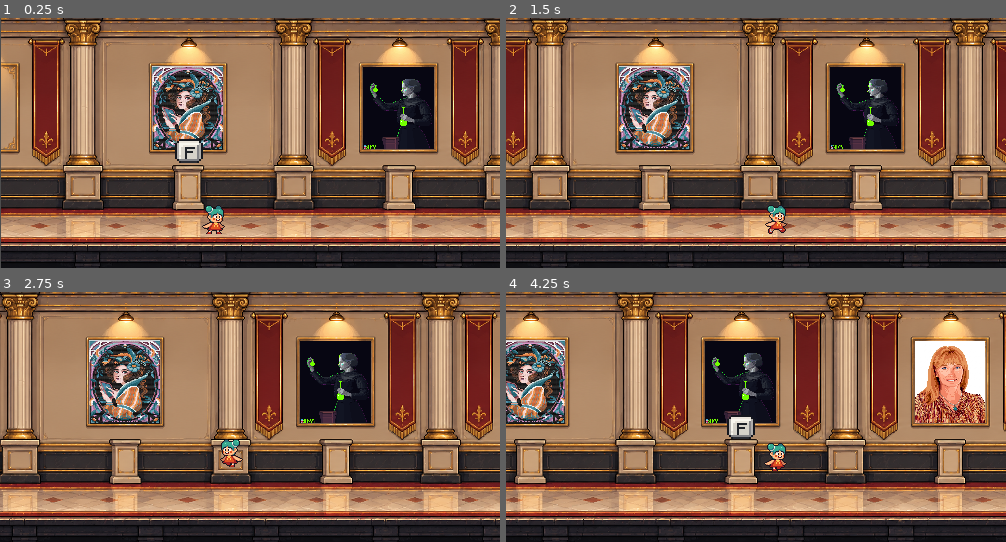
Above: before the commit, frames 1-4 (two rows, left to right).
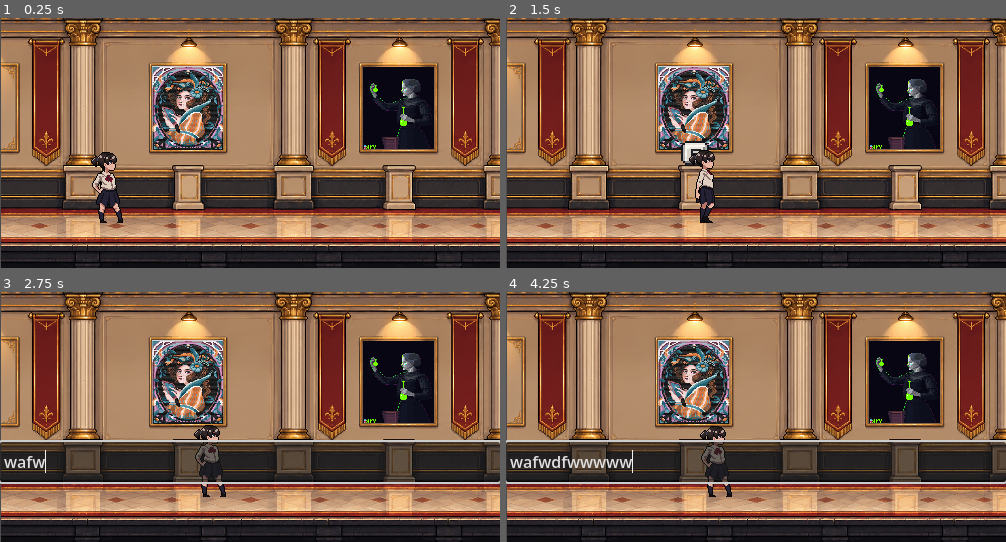
Above: after the commit, the same moments.

Repository: Angelogvr/Hackathon-SEDCITEC
Game: Godot game, scene res://cenas/Jogo.tscn
Same seed, same stepped clock (60 frames per second), same inputs: the game is played once before the commit and once after it.
Inputs:
- Up to frame 1 (0.25 s): no input
- Up to frame 2 (1.5 s): hold F (interact) 0.53-1.28 s; hold D (move_right) from 0.53 s (still down); tap W (move_up) at 0.77, 0.8, 1.07, 1.35 s
- Up to frame 3 (2.75 s): tap W (move_up) at 1.52, 1.82, 2.3 s; tap F (interact) at 1.55 s; release D (move_right) at 2.03 s; hold A (move_left) from 2.03 s (still down); hold F (interact) from 2.03 s (still down)
- Up to frame 4 (4.25 s): release A (move_left) at 2.78 s; release F (interact) at 2.78 s; hold D (move_right) from 2.78 s (still down); tap F (interact) at 2.85 s; tap W (move_up) at 3.02, 3.32, 3.6, 3.77, 4.07 s

The runs differ from the first frame. In frame 1, 1.7% of the frame differs, in the area x 18-45%, y 48-87%; in frame 2, 59%; in frame 3, 63%, in the area x 0-100%, y 0-100%; in frame 4, 63%.

Commit message:
parar quando interagir

Diff:
--- a/cenas/Jogo.tscn
+++ b/cenas/Jogo.tscn
@@ -1,10 +1,10 @@
 [gd_scene format=3 uid="uid://bls2nwi65cm7k"]
 
-[ext_resource type="Texture2D" uid="uid://c57dio1l5cft7" path="res://Sprites/spr_cenario.png" id="1_ex3y1"]
-[ext_resource type="Texture2D" uid="uid://x31p0a6w5gh4" path="res://Sprites/lynn.jpeg" id="2_3cynk"]
+[ext_resource type="Texture2D" uid="uid://c57dio1l5cft7" path="res://sprites/spr_cenario.png" id="1_ex3y1"]
+[ext_resource type="Texture2D" uid="uid://x31p0a6w5gh4" path="res://sprites/lynn.jpeg" id="2_3cynk"]
 [ext_resource type="PackedScene" uid="uid://uvmflm2scmx3" path="res://entidades/mulher.tscn" id="2_ex3y1"]
-[ext_resource type="Texture2D" uid="uid://cyixhwua3041a" path="res://Sprites/marieu.png" id="3_3cynk"]
-[ext_resource type="Texture2D" uid="uid://dpap03umrqtj2" path="res://Sprites/ada.png" id="4_4budo"]
+[ext_resource type="Texture2D" uid="uid://cyixhwua3041a" path="res://sprites/marieu.png" id="3_3cynk"]
+[ext_resource type="Texture2D" uid="uid://dpap03umrqtj2" path="res://sprites/ada.png" id="4_4budo"]
 [ext_resource type="PackedScene" uid="uid://c6e8gefihjl6w" path="res://entidades/camera.tscn" id="5_3cynk"]
 [ext_resource type="PackedScene" uid="uid://kpyrhnjd2dmb" path="res://entidades/player.tscn" id="5_thifo"]
 
@@ -20,7 +20,6 @@
 [node name="Background" type="Node2D" parent="." unique_id=1181801678]
 
 [node name="Colisores" type="StaticBody2D" parent="Background" unique_id=1607124183]
-visible = false
 
 [node name="CollisionShape2D" type="CollisionShape2D" parent="Background/Colisores" unique_id=2084772643]
 position = Vector2(503, 193)
@@ -79,7 +78,7 @@
 texture = ExtResource("2_3cynk")
 
 [node name="Player" parent="." unique_id=1744638049 instance=ExtResource("5_thifo")]
-position = Vector2(214, 142)
+position = Vector2(105, 126)
 
 [node name="Camera" parent="." unique_id=1173946392 instance=ExtResource("5_3cynk")]
 position = Vector2(248, 124)
--- a/entidades/player.tscn
+++ b/entidades/player.tscn
@@ -1,73 +1,109 @@
 [gd_scene format=3 uid="uid://kpyrhnjd2dmb"]
 
 [ext_resource type="Script" uid="uid://bbjcwbf71bx5u" path="res://scripts/player.gd" id="1_le3lr"]
-[ext_resource type="Texture2D" uid="uid://r6pygut5it16" path="res://Sprites/Personagem/2 - Holly/Idle (32 x 32).png" id="2_opfg8"]
-[ext_resource type="Texture2D" uid="uid://cp3muqfno1i5y" path="res://Sprites/Personagem/2 - Holly/Jump (32 x 32).png" id="4_2qu0p"]
-[ext_resource type="Texture2D" uid="uid://d0jmvoyeppvsl" path="res://Sprites/Personagem/2 - Holly/Running (32 x 32).png" id="5_7y4ih"]
+[ext_resource type="Texture2D" uid="uid://c7ucvwa1yachs" path="res://sprites/Girl_2/Idle.png" id="2_opfg8"]
+[ext_resource type="Texture2D" uid="uid://bunp184tcfxo7" path="res://sprites/Girl_2/Dialogue.png" id="3_2qu0p"]
+[ext_resource type="Texture2D" uid="uid://dgypafha34ydt" path="res://sprites/Girl_2/Walk.png" id="5_7y4ih"]
 
 [sub_resource type="AtlasTexture" id="AtlasTexture_r4ns2"]
 atlas = ExtResource("2_opfg8")
-region = Rect2(0, 0, 32, 32)
+region = Rect2(0, 0, 128, 128)
 
 [sub_resource type="AtlasTexture" id="AtlasTexture_s8mye"]
 atlas = ExtResource("2_opfg8")
-region = Rect2(32, 0, 32, 32)
+region = Rect2(128, 0, 128, 128)
 
 [sub_resource type="AtlasTexture" id="AtlasTexture_kd8fs"]
 atlas = ExtResource("2_opfg8")
-region = Rect2(64, 0, 32, 32)
+region = Rect2(256, 0, 128, 128)
 
 [sub_resource type="AtlasTexture" id="AtlasTexture_wlwsy"]
 atlas = ExtResource("2_opfg8")
-region = Rect2(96, 0, 32, 32)
+region = Rect2(384, 0, 128, 128)
 
 [sub_resource type="AtlasTexture" id="AtlasTexture_rcte5"]
 atlas = ExtResource("2_opfg8")
-region = Rect2(128, 0, 32, 32)
+region = Rect2(512, 0, 128, 128)
 
 [sub_resource type="AtlasTexture" id="AtlasTexture_1wo38"]
 atlas = ExtResource("2_opfg8")
-region = Rect2(160, 0, 32, 32)
+region = Rect2(640, 0, 128, 128)
+
+[sub_resource type="AtlasTexture" id="AtlasTexture_l7jkh"]
+atlas = ExtResource("2_opfg8")
+region = Rect2(768, 0, 128, 128)
+
+[sub_resource type="AtlasTexture" id="AtlasTexture_0p7bn"]
+atlas = ExtResource("3_2qu0p")
+region = Rect2(0, 0, 128, 128)
+
+[sub_resource type="AtlasTexture" id="AtlasTexture_opfg8"]
+atlas = ExtResource("3_2qu0p")
+region = Rect2(128, 0, 128, 128)
+
+[sub_resource type="AtlasTexture" id="AtlasTexture_2qu0p"]
+atlas = ExtResource("3_2qu0p")
+region = Rect2(256, 0, 128, 128)
+
+[sub_resource type="AtlasTexture" id="AtlasTexture_7y4ih"]
+atlas = ExtResource("3_2qu0p")
+region = Rect2(384, 0, 128, 128)
 
 [sub_resource type="AtlasTexture" id="AtlasTexture_kq7hh"]
-atlas = ExtResource("2_opfg8")
-region = Rect2(192, 0, 32, 32)
+atlas = ExtResource("3_2qu0p")
+region = Rect2(512, 0, 128, 128)
 
 [sub_resource type="AtlasTexture" id="AtlasTexture_1bqy4"]
-atlas = ExtResource("2_opfg8")
-region = Rect2(224, 0, 32, 32)
-
-[sub_resource type="AtlasTexture" id="AtlasTexture_remub"]
-atlas = ExtResource("2_opfg8")
-region = Rect2(256, 0, 32, 32)
-
-[sub_resource type="AtlasTexture" id="AtlasTexture_2o2oh"]
-atlas = ExtResource("4_2qu0p")
-region = Rect2(0, 0, 32, 32)
-
-[sub_resource type="AtlasTexture" id="AtlasTexture_b1rr4"]
-atlas = ExtResource("5_7y4ih")
-region = Rect2(0, 0, 32, 32)
-
-[sub_resource type="AtlasTexture" id="AtlasTexture_80po8"]
-atlas = ExtResource("5_7y4ih")
-region = Rect2(32, 0, 32, 32)
-
-[sub_resource type="AtlasTexture" id="AtlasTexture_6td8g"]
-atlas = ExtResource("5_7y4ih")
-region = Rect2(64, 0, 32, 32)
+atlas = ExtResource("3_2qu0p")
+region = Rect2(640, 0, 128, 128)
 
 [sub_resource type="AtlasTexture" id="AtlasTexture_o1dl2"]
 atlas = ExtResource("5_7y4ih")
-region = Rect2(96, 0, 32, 32)
+region = Rect2(0, 0, 128, 128)
 
 [sub_resource type="AtlasTexture" id="AtlasTexture_l66pl"]
 atlas = ExtResource("5_7y4ih")
-region = Rect2(128, 0, 32, 32)
+region = Rect2(128, 0, 128, 128)
 
 [sub_resource type="AtlasTexture" id="AtlasTexture_l0nbo"]
 atlas = ExtResource("5_7y4ih")
-region = Rect2(160, 0, 32, 32)
+region = Rect2(256, 0, 128, 128)
+
+[sub_resource type="AtlasTexture" id="AtlasTexture_3k7ag"]
+atlas = ExtResource("5_7y4ih")
+region = Rect2(384, 0, 128, 128)
+
+[sub_resource type="AtlasTexture" id="AtlasTexture_yrqjl"]
+atlas = ExtResource("5_7y4ih")
+region = Rect2(512, 0, 128, 128)
+
+[sub_resource type="AtlasTexture" id="AtlasTexture_kcewq"]
+atlas = ExtResource("5_7y4ih")
+region = Rect2(640, 0, 128, 128)
+
+[sub_resource type="AtlasTexture" id="AtlasTexture_tg13l"]
+atlas = ExtResource("5_7y4ih")
+region = Rect2(768, 0, 128, 128)
+
+[sub_resource type="AtlasTexture" id="AtlasTexture_iu2lu"]
+atlas = ExtResource("5_7y4ih")
+region = Rect2(896, 0, 128, 128)
+
+[sub_resource type="AtlasTexture" id="AtlasTexture_olv0n"]
+atlas = ExtResource("5_7y4ih")
+region = Rect2(1024, 0, 128, 128)
+
+[sub_resource type="AtlasTexture" id="AtlasTexture_of2u8"]
+atlas = ExtResource("5_7y4ih")
+region = Rect2(1152, 0, 128, 128)
+
+[sub_resource type="AtlasTexture" id="AtlasTexture_aj8im"]
+atlas = ExtResource("5_7y4ih")
+region = Rect2(1280, 0, 128, 128)
+
+[sub_resource type="AtlasTexture" id="AtlasTexture_ekxww"]
+atlas = ExtResource("5_7y4ih")
+region = Rect2(1408, 0, 128, 128)
 
 [sub_resource type="SpriteFrames" id="SpriteFrames_k1af1"]
 animations = [{
@@ -91,13 +127,7 @@
 "texture": SubResource("AtlasTexture_1wo38")
 }, {
 "duration": 1.0,
-"texture": SubResource("AtlasTexture_kq7hh")
-}, {
-"duration": 1.0,
-"texture": SubResource("AtlasTexture_1bqy4")
-}, {
-"duration": 1.0,
-"texture": SubResource("AtlasTexture_remub")
+"texture": SubResource("AtlasTexture_l7jkh")
 }],
 "loop": 1,
 "name": &"idle",
@@ -105,23 +135,34 @@
 }, {
 "frames": [{
 "duration": 1.0,
-"texture": SubResource("AtlasTexture_2o2oh")
+"texture": SubResource("AtlasTexture_0p7bn")
+}, {
+"duration": 1.0,
+"texture": SubResource("AtlasTexture_opfg8")
+}, {
+"duration": 1.0,
+"texture": SubResource("AtlasTexture_2qu0p")
+}, {
+"duration": 1.0,
+"texture": SubResource("AtlasTexture_7y4ih")
+}, {
+"duration": 1.0,
+"texture": SubResource("AtlasTexture_kq7hh")
+}, {
+"duration": 1.0,
+"texture": SubResource("AtlasTexture_1bqy4")
 }],
+"loop": 1,
+"name": &"interact",
+"speed": 5.0
+}, {
+"frames": [],
 "loop": 1,
 "name": &"jump",
 "speed": 5.0
 }, {
 "frames": [{
 "duration": 1.0,
-"texture": SubResource("AtlasTexture_b1rr4")
-}, {
-"duration": 1.0,
-"texture": SubResource("AtlasTexture_80po8")
-}, {
-"duration": 1.0,
-"texture": SubResource("AtlasTexture_6td8g")
-}, {
-"duration": 1.0,
 "texture": SubResource("AtlasTexture_o1dl2")
 }, {
 "duration": 1.0,
@@ -129,6 +170,33 @@
 }, {
 "duration": 1.0,
 "texture": SubResource("AtlasTexture_l0nbo")
+}, {
+"duration": 1.0,
+"texture": SubResource("AtlasTexture_3k7ag")
+}, {
+"duration": 1.0,
+"texture": SubResource("AtlasTexture_yrqjl")
+}, {
+"duration": 1.0,
+"texture": SubResource("AtlasTexture_kcewq")
+}, {
+"duration": 1.0,
+"texture": SubResource("AtlasTexture_tg13l")
+}, {
+"duration": 1.0,
+"texture": SubResource("AtlasTexture_iu2lu")
+}, {
+"duration": 1.0,
+"texture": SubResource("AtlasTexture_olv0n")
+}, {
+"duration": 1.0,
+"texture": SubResource("AtlasTexture_of2u8")
+}, {
+"duration": 1.0,
+"texture": SubResource("AtlasTexture_aj8im")
+}, {
+"duration": 1.0,
+"texture": SubResource("AtlasTexture_ekxww")
 }],
 "loop": 1,
 "name": &"walk",
@@ -136,17 +204,19 @@
 }]
 
 [sub_resource type="CapsuleShape2D" id="CapsuleShape2D_k1af1"]
-radius = 7.0
-height = 18.0
+radius = 20.0
+height = 76.0
 
 [node name="Player" type="CharacterBody2D" unique_id=1744638049 groups=["Player"]]
 script = ExtResource("1_le3lr")
 
 [node name="AnimatedSprite2D" type="AnimatedSprite2D" parent="." unique_id=641812449]
+position = Vector2(2, -29)
 sprite_frames = SubResource("SpriteFrames_k1af1")
-animation = &"walk"
+animation = &"interact"
 autoplay = "idle"
 
 [node name="CollisionShape2D" type="CollisionShape2D" parent="." unique_id=1437952541]
 visible = false
+position = Vector2(1, 1)
 shape = SubResource("CapsuleShape2D_k1af1")
--- a/scripts/mulher.gd
+++ b/scripts/mulher.gd
@@ -37,12 +37,10 @@
 func _dialogo() -> void:
 	var f_apertou := Input.is_action_just_pressed("interact")
 
-	if f_apertou:
-		print("F apertado | botaoAtivo: ", botaoAtivo, " | dialogo ativo: ", is_instance_valid(_dialogo_ativo), " | esperando IA: ", _esperando_ia)
-
 	# se o player se afastar, fecha a caixa de texto
-	if not botaoAtivo and _campo.visible:
-		_campo.hide()
+	#if not botaoAtivo and _campo.visible:
+	#	_campo.hide()
+	#	target.interacting = false
 
 	if botaoAtivo and f_apertou and not is_instance_valid(_dialogo_ativo) and not _esperando_ia and not _campo.visible:
 		var tela := get_viewport().get_visible_rect().size
@@ -52,16 +50,8 @@
 		_campo.text = ""
 		_campo.show()
 		_campo.grab_focus()
-		print("Caixa mostrada em: ", _campo.position, " | tela: ", tela)
+		target.interacting = true
 
-	# se o player se afastar, fecha a caixa de texto
-	if not botaoAtivo and _campo.visible:
-		_campo.hide()
-
-	if botaoAtivo and f_apertou and not is_instance_valid(_dialogo_ativo) and not _esperando_ia and not _campo.visible:
-		_campo.text = ""
-		_campo.show()
-		_campo.grab_focus()
 
 
 func _on_texto_enviado(texto: String) -> void:
@@ -69,6 +59,7 @@
 	if texto.is_empty():
 		return
 
+	target.interacting = false
 	_campo.hide()
 	_campo.release_focus()
 	_esperando_ia = true
@@ -142,16 +133,12 @@
 
 
 # Called every frame. 'delta' is the elapsed time since the previous frame.
-func _process(delta: float) -> void:
-	if abs(target.position[0] - position[0]) < 50:
+func _process(_delta: float) -> void:
+	if abs(target.position[0] - position[0]) < 70 and not target.interacting:
 		botaoAtivo = true
-		animacao_botao_f.visible = true
-		animacao_botao_f.play()
 	else:
 		botaoAtivo = false
-		animacao_botao_f.visible = false
-		animacao_botao_f.pause()
-		animacao_botao_f.frame = 0
+	show_button()
 	_dialogo()
 
 
@@ -162,3 +149,12 @@
 		return
 
 	target = nodes[0]
+
+func show_button():
+	if botaoAtivo:
+		animacao_botao_f.visible = true
+		animacao_botao_f.play()
+	else:
+		animacao_botao_f.visible = false
+		animacao_botao_f.pause()
+		animacao_botao_f.frame = 0
--- a/scripts/player.gd
+++ b/scripts/player.gd
@@ -1,8 +1,9 @@
 extends CharacterBody2D
 
 @onready var animacao: AnimatedSprite2D = $AnimatedSprite2D
+@export var interacting = false
 
-
+var direction = 0
 const SPEED = 100
 const JUMP_VELOCITY = -300.0
 
@@ -16,12 +17,17 @@
 			velocity += get_gravity() * delta
 
 	# Handle jump.
-	if Input.is_action_just_pressed("move_up") and is_on_floor():
-		velocity.y = JUMP_VELOCITY
+	#if Input.is_action_just_pressed("move_up") and is_on_floor():
+	#	velocity.y = JUMP_VELOCITY
 
 	# Get the input direction and handle the movement/deceleration.
 	# As good practice, you should replace UI actions with custom gameplay actions.
-	var direction := 0
+
+	if interacting:
+		animacao.play("idle")
+		return
+
+	direction = 0
 	if Input.is_action_pressed("move_right"):
 		direction += 1
 	if Input.is_action_pressed("move_left"):
@@ -36,6 +42,4 @@
 		if is_on_floor():
 			animacao.play("idle")
 
-
-
 	move_and_slide()
Not shown, changed: Sprites/Personagem/2 - Holly/Aerial_swing (64 x 64).png.import
Not shown, changed: Sprites/Personagem/2 - Holly/Blink (32 x 32).png.import
Not shown, changed: Sprites/Personagem/2 - Holly/Ducking (32 x 32).png.import
Not shown, changed: Sprites/Personagem/2 - Holly/Falling (32 x 32).png.import
Not shown, changed: Sprites/Personagem/2 - Holly/Ground_smash (64 x 48).png.import
Not shown, changed: Sprites/Personagem/2 - Holly/Hurt (32 x 32).png.import
Not shown, changed: Sprites/Personagem/2 - Holly/Idle (32 x 32).png.import
Not shown, changed: Sprites/Personagem/2 - Holly/Jump (32 x 32).png.import
Not shown, changed: Sprites/Personagem/2 - Holly/Running (32 x 32).png.import
Not shown, changed: Sprites/caixa.png.import
Not shown, changed: Sprites/lynn.jpeg.import
Not shown, changed: sprites/1 - Penguin/Belly_Sliding (16 x 16).png.import
(and 32 more such lines)
